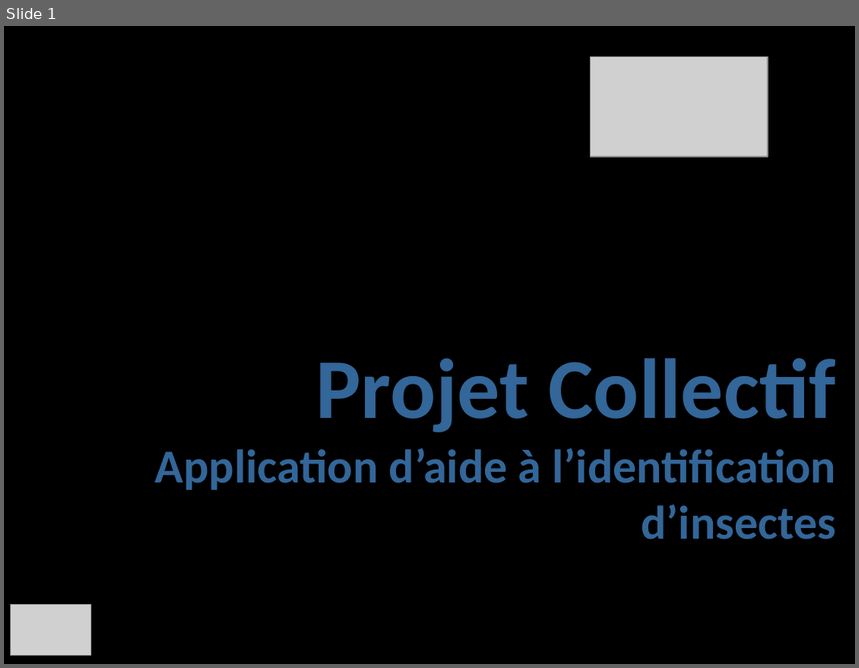
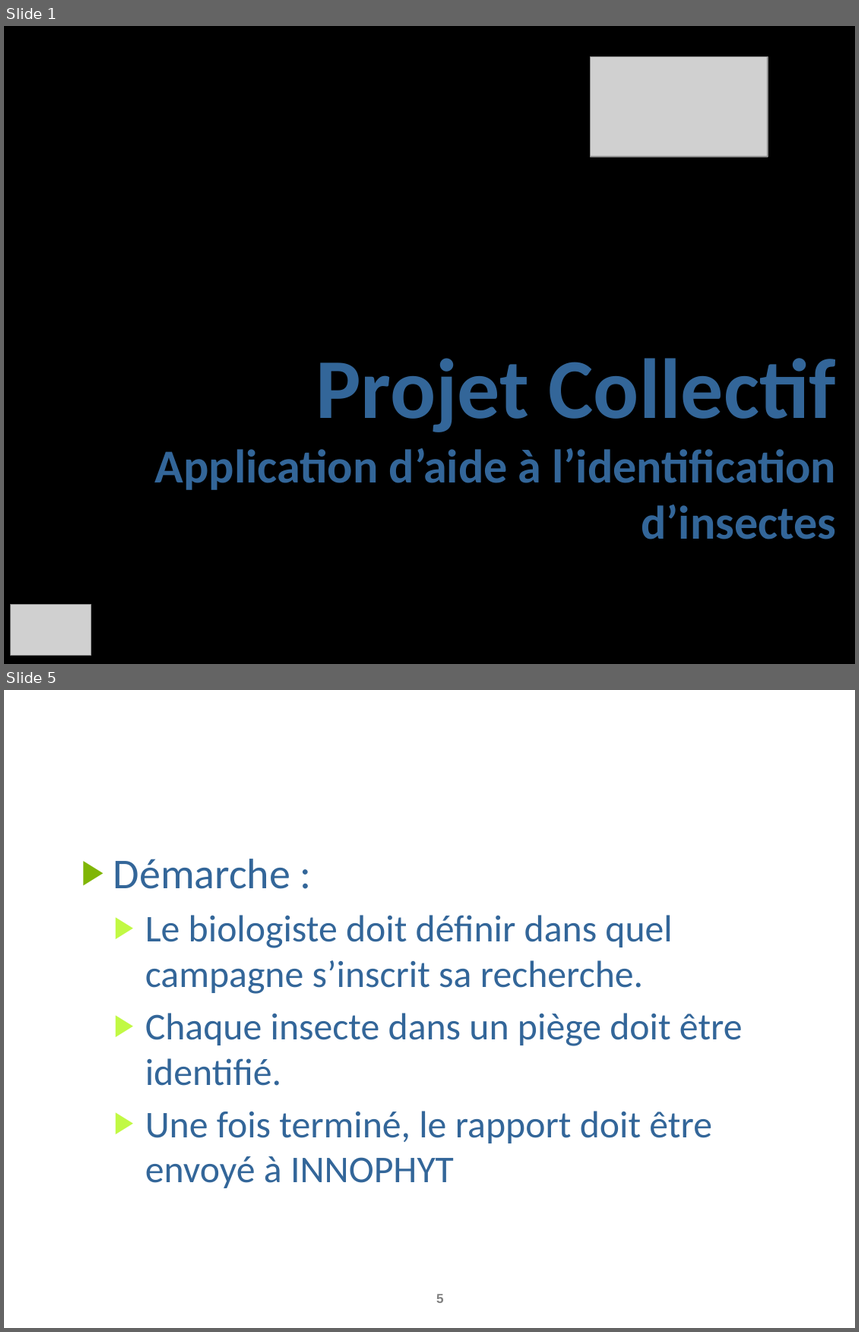
Before and after one commit to AnceretMatthieu/bebete, a slide deck: Soutenance/soutenance-projet-co.pptx. Shown one above the other, each under a label of ours: slide 1 before the commit, slides 1 and 5 after it; the slides between them are not shown. The pictures are 859x668 and 859x1332 pixels, drawn with LibreOffice and Linux fonts; fonts in the diff are those of the drawing; grey boxes stand for pictures; background and template pictures are left out. Boxes give left, top, right and bottom in pixels: in the first picture for what was removed or moved away, otherwise in the second. Text is boxed around its words. In the diff, an @@ line names an element or a change of style, - is before the commit and + after.

```diff
--- a/Soutenance/soutenance-projet-co.pptx
+++ b/Soutenance/soutenance-projet-co.pptx
@@ slide 5 added at [4,690,855,1328], background picture (left out) @@
@@ title added at [61,704,820,763], 44 pt, text #FFFFFF @@
+II. Application mobile (2)
@@ text added at [113,859,743,1189], 32 pt, text #336699 @@
+▶ Démarche :
+  ▶ Le biologiste doit définir dans quel campagne s’inscrit sa recherche.
+  ▶ Chaque insecte dans un piège doit être identifié.
+  ▶ Une fois terminé, le rapport doit être envoyé à INNOPHYT
@@ page number added at [436,1294,444,1303], 11 pt, text #808080, bold @@
+5
```
Also in this commit, not shown: 5 slides changed, 10 other slides added, 2 slides removed.
